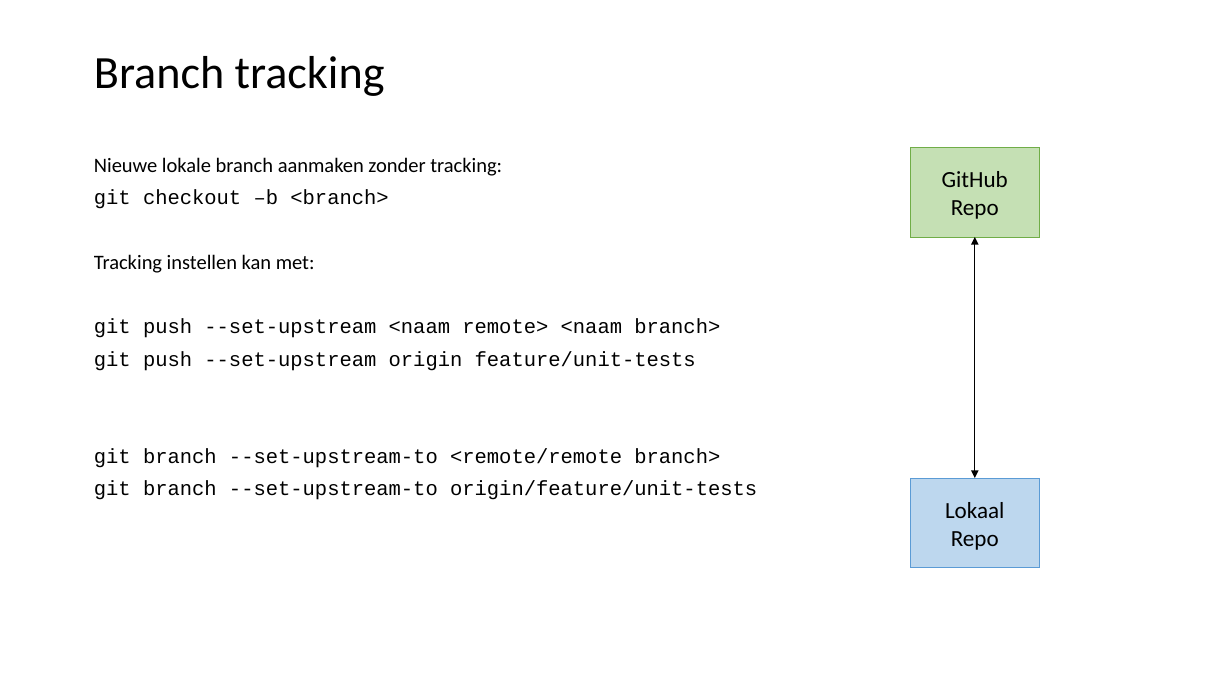
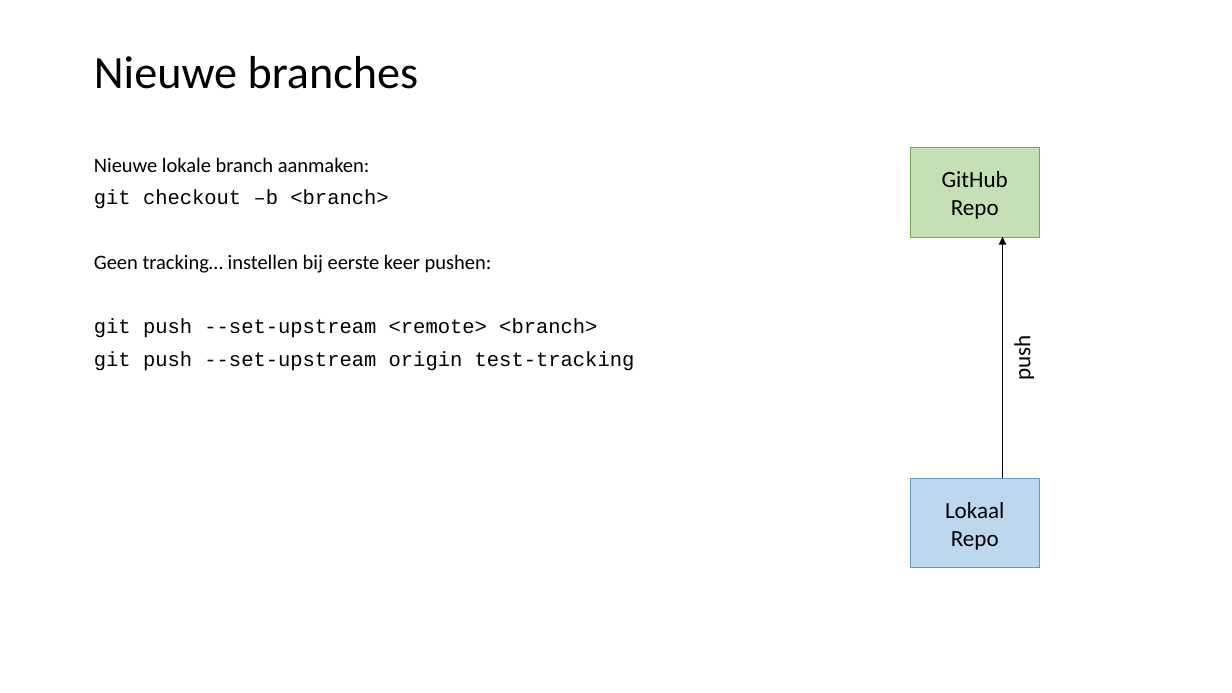
Before and after one commit to LFKoning/knowledge-sharing, a slide deck: slide 17 of git_course/2_collaboration/git_collaboration.pptx (slide 21 before the commit). Drawn at 1232x693 pixels with LibreOffice and Linux fonts; fonts in the diff are those of the drawing. Boxes give left, top, right and bottom in pixels: in the first picture for what was removed or moved away, otherwise in the second. Text is boxed around its words. In the diff, an @@ line names an element or a change of style, - is before the commit and + after.

```diff
--- a/git_course/2_collaboration/git_collaboration.pptx
+++ b/git_course/2_collaboration/git_collaboration.pptx
@@ title at [94, 56, 419, 89]: text changed @@
-Branch tracking
+Nieuwe branches
@@ text at [94, 157, 370, 172]: text changed @@
-Nieuwe lokale branch aanmaken zonder tracking:
+Nieuwe lokale branch aanmaken:
@@ double arrow moved from (975, 237) - (975, 478) to (1003, 478) - (1003, 237) @@
@@ double arrow (1003, 478) - (1003, 237): double arrow to arrow @@
@@ text at [94, 254, 635, 371]: text changed @@
-Tracking instellen kan met:
-git push --set-upstream <naam remote> <naam branch>
-git push --set-upstream origin feature/unit-tests
-git branch --set-upstream-to <remote/remote branch>
-git branch --set-upstream-to origin/feature/unit-tests
+Geen tracking… instellen bij eerste keer pushen:
+git push --set-upstream <remote> <branch>
+git push --set-upstream origin test-tracking
@@ text added at [1008, 339, 1036, 379], 18 pt, text #000000 @@
+push
```
Also in this commit, not shown: 48 other slides changed, 7 slides added, 4 slides removed, 2 other files.
